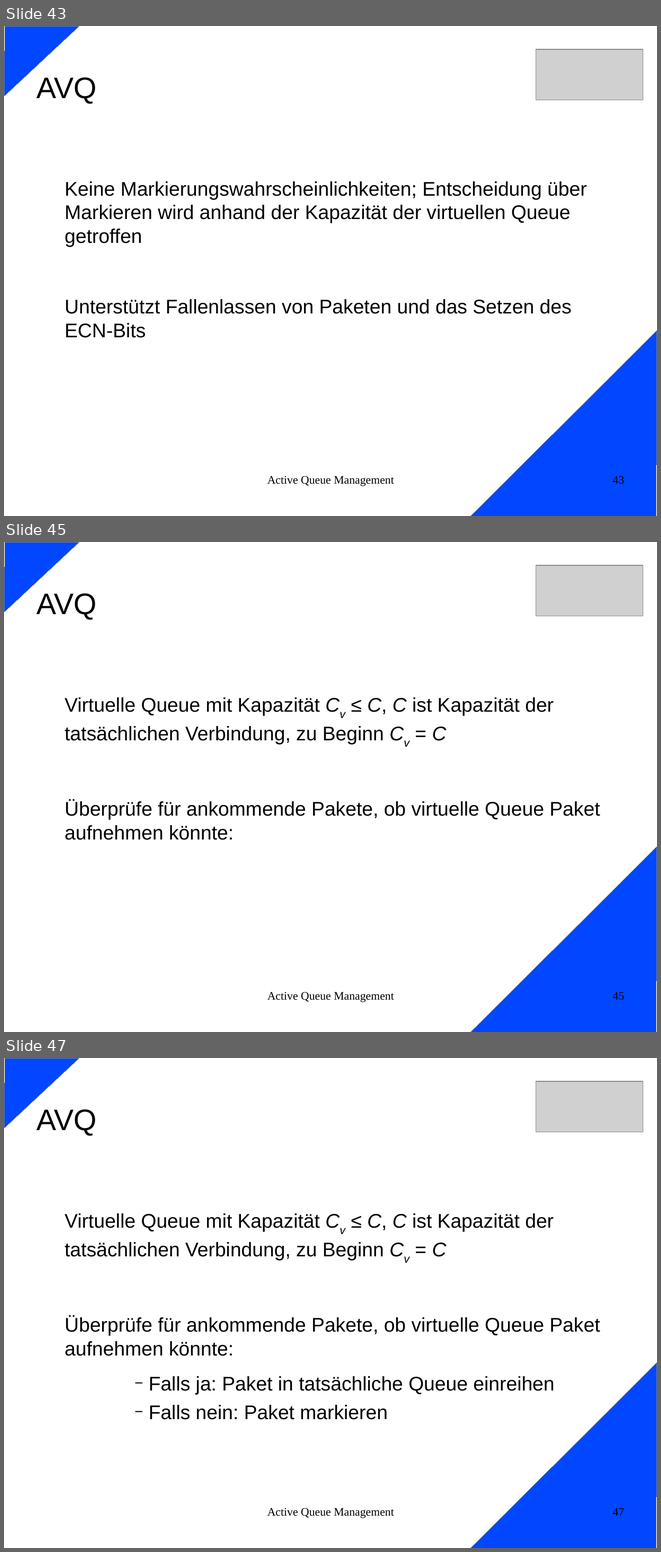
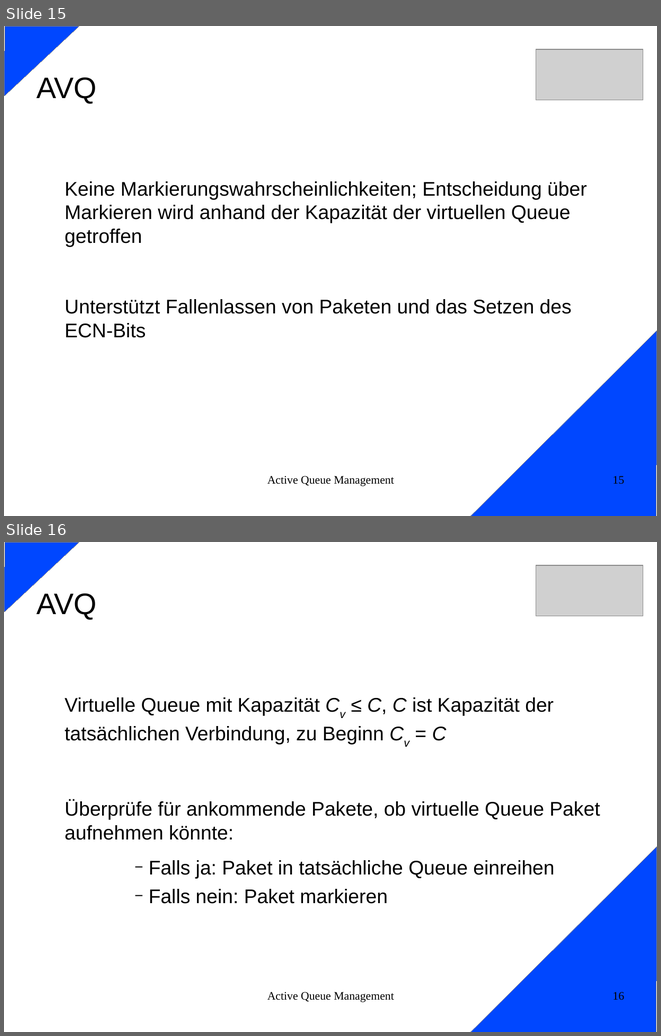
Before and after one commit to mullahaljaid/seminar_ss_14, a slide deck: Vortrag/AQM_Teil2.odp. Shown one above the other, each under a label of ours: slides 43, 45 and 47 before the commit, slides 15 and 16 after it; the slides between them are not shown. The pictures are 661x1552 and 661x1036 pixels, drawn with LibreOffice and Linux fonts; fonts in the diff are those of the drawing; grey boxes stand for pictures. Boxes give left, top, right and bottom in pixels: in the first picture for what was removed or moved away, otherwise in the second. Text is boxed around its words. In the diff, an @@ line names an element or a change of style, - is before the commit and + after.

```diff
--- a/Vortrag/AQM_Teil2.odp
+++ b/Vortrag/AQM_Teil2.odp
@@ slide 45 removed at (4, 542, 657, 1032), background #FFFFFF @@
@@ right triangle removed at (5, 542, 79, 612) @@
@@ picture removed at (536, 565, 643, 616) @@
@@ title removed at (37, 593, 97, 619) @@
-AVQ
@@ text removed at (64, 697, 600, 840) @@
-Virtuelle Queue mit Kapazität Cv ≤ C, C ist Kapazität der tatsächlichen Verbindung, zu Beginn Cv = C
-Überprüfe für ankommende Pakete, ob virtuelle Queue Paket aufnehmen könnte:
@@ right triangle removed at (470, 846, 657, 1032) @@
@@ text removed at (267, 991, 394, 1002) @@
-Active Queue Management
@@ page number removed at (612, 991, 624, 1000) @@
-45
@@ what was slide 43 is now slide 15 @@
@@ page number at (612, 475, 624, 484): text changed @@
-43
+15
@@ what was slide 47 is now slide 16 @@
@@ page number at (612, 991, 624, 1000): text changed @@
-47
+16
```
Also in this commit, not shown: 1 slide changed, 60 other slides removed, 1 other file.
